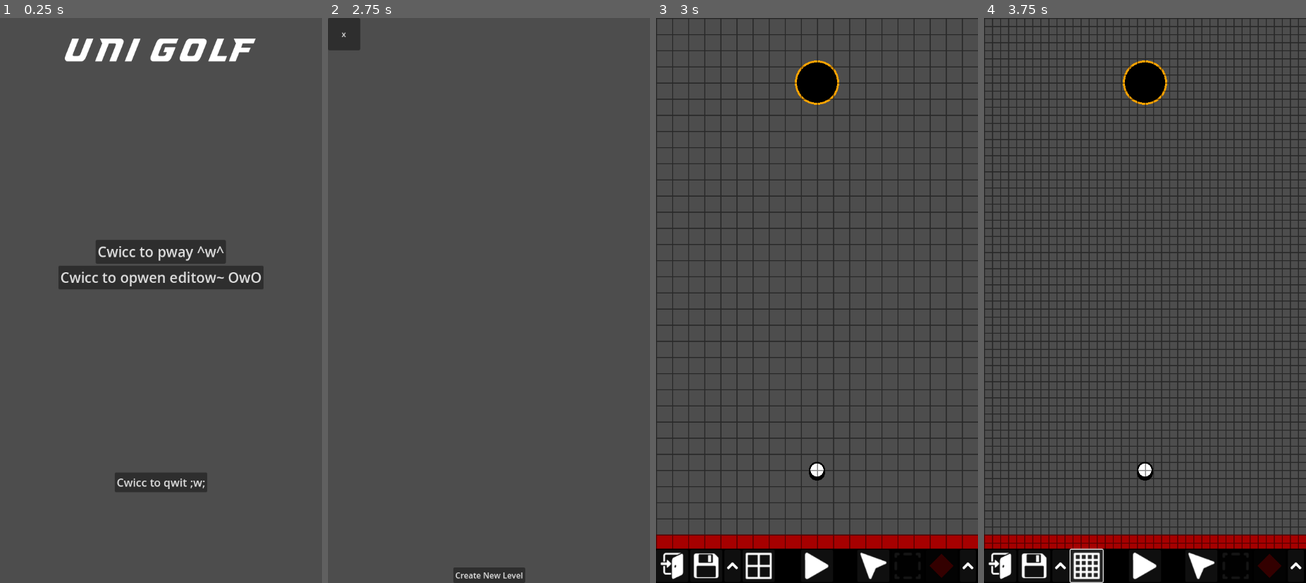
Above: before the commit, frames 1-4 (left to right).
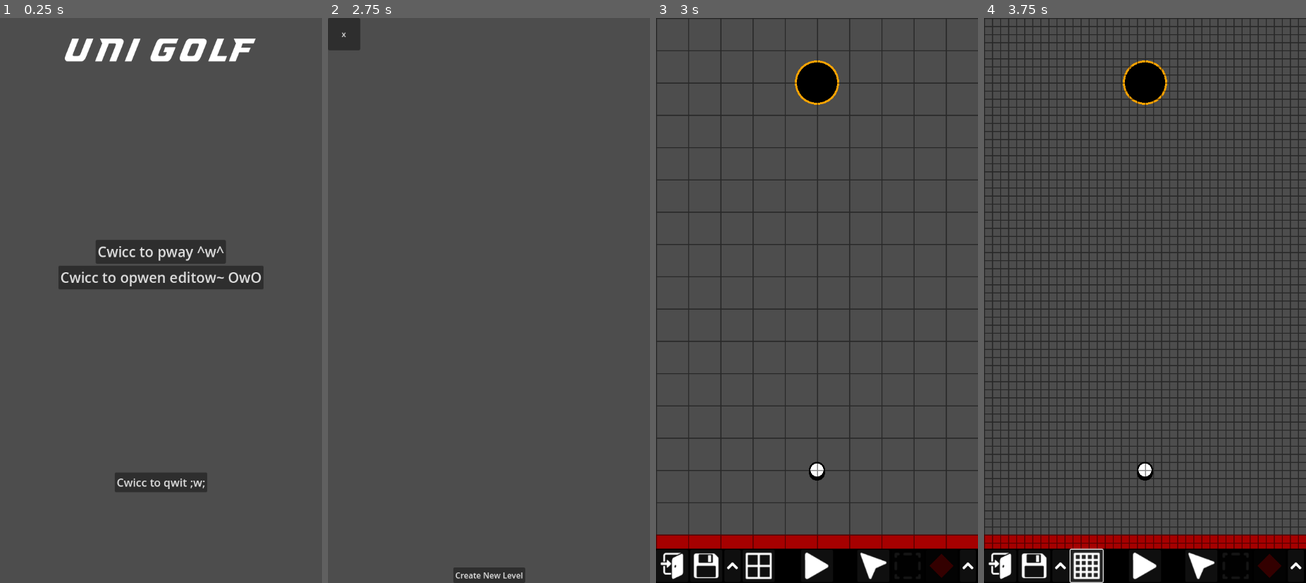
Above: after the commit, the same moments.

Repository: SelfMadeSystem/UniGolf
Game: Godot game, scene res://scenes/MainMenu.tscn
Same seed, same stepped clock (60 frames per second), same inputs: the game is played once before the commit and once after it.
Inputs (mouse positions are in pixels of both pictures, inside the frame that each line leads up to):
- Up to frame 1 (0.25 s): no input
- Up to frame 2 (2.75 s): click "Cwicc to pway ^w^" at 0.5 s; click "x" at 1.25 s; click "Cwicc to opwen editow~ OwO" at 2 s
- Up to frame 3 (3 s): click "Create New Level" at 2.75 s
- Up to frame 4 (3.75 s): click (1087, 566) at 3.5 s

Frames 1-2 are identical in both runs. In frame 3, 4.5% of the frame differs, in the area x 0-100%, y 0-94%; in frame 4, nothing differs.

Commit message:
bro I been doing a shit ton of shit trying to fix shit for mobile and shit

Diff:
--- a/prefabs/editor/draggy_thingy.tscn
+++ b/prefabs/editor/draggy_thingy.tscn
@@ -1,18 +1,8 @@
-[gd_scene load_steps=3 format=3 uid="uid://cy2tc0maj3f4c"]
+[gd_scene load_steps=2 format=3 uid="uid://cy2tc0maj3f4c"]
 
 [ext_resource type="Script" path="res://scripts/editor/draggy_thingy.gd" id="1_1a4ha"]
 
-[sub_resource type="CircleShape2D" id="CircleShape2D_mvlgk"]
-radius = 16.0
-
-[node name="DraggyThingy" type="Area2D"]
-monitoring = false
-monitorable = false
+[node name="DraggyThingy" type="Control"]
+layout_mode = 3
+anchors_preset = 0
 script = ExtResource("1_1a4ha")
-
-[node name="hitball" type="CollisionShape2D" parent="."]
-visible = false
-shape = SubResource("CircleShape2D_mvlgk")
-
-[connection signal="mouse_entered" from="." to="." method="_on_mouse_entered"]
-[connection signal="mouse_exited" from="." to="." method="_on_mouse_exited"]
--- a/prefabs/editor/node_editor.tscn
+++ b/prefabs/editor/node_editor.tscn
@@ -27,18 +27,6 @@
 shader_parameter/pos = Vector2(0, 0)
 shader_parameter/end = Vector2(200, 200)
 
-[sub_resource type="RectangleShape2D" id="RectangleShape2D_3sxyp"]
-size = Vector2(40, 40)
-
-[sub_resource type="RectangleShape2D" id="RectangleShape2D_d0m1h"]
-size = Vector2(40, 40)
-
-[sub_resource type="RectangleShape2D" id="RectangleShape2D_uvrhl"]
-size = Vector2(40, 40)
-
-[sub_resource type="RectangleShape2D" id="RectangleShape2D_lu42b"]
-size = Vector2(40, 40)
-
 [sub_resource type="ShaderMaterial" id="ShaderMaterial_mltie"]
 shader = ExtResource("7_4p2lq")
 shader_parameter/cell_size = Vector2(64, 64)
@@ -69,70 +57,6 @@
 scale = Vector2(0.597015, 0.597015)
 texture = ExtResource("2_ujkkt")
 
-[node name="Resize" type="Area2D" parent="."]
-z_index = 9
-position = Vector2(-128, 320)
-script = ExtResource("4_celo7")
-type = 1
-
-[node name="Resize" type="Sprite2D" parent="Resize"]
-scale = Vector2(0.701754, 0.701754)
-texture = ExtResource("3_0bbys")
-offset = Vector2(28, 28)
-
-[node name="HitBox" type="CollisionShape2D" parent="Resize"]
-visible = false
-position = Vector2(20, 20)
-shape = SubResource("RectangleShape2D_3sxyp")
-
-[node name="Rotate" type="Area2D" parent="."]
-z_index = 9
-position = Vector2(-128, 320)
-script = ExtResource("4_celo7")
-type = 2
-
-[node name="Rotate" type="Sprite2D" parent="Rotate"]
-scale = Vector2(0.769231, 0.769231)
-texture = ExtResource("6_lxbl4")
-offset = Vector2(26, -26)
-
-[node name="HitBox" type="CollisionShape2D" parent="Rotate"]
-visible = false
-position = Vector2(20, -20)
-shape = SubResource("RectangleShape2D_d0m1h")
-
-[node name="Trash" type="Area2D" parent="."]
-z_index = 9
-position = Vector2(-128, 320)
-script = ExtResource("4_celo7")
-type = 4
-
-[node name="Trash" type="Sprite2D" parent="Trash"]
-scale = Vector2(0.8, 0.740741)
-texture = ExtResource("4_eqyul")
-offset = Vector2(-25, -27)
-
-[node name="HitBox" type="CollisionShape2D" parent="Trash"]
-visible = false
-position = Vector2(-20, -20)
-shape = SubResource("RectangleShape2D_uvrhl")
-
-[node name="Copy" type="Area2D" parent="."]
-z_index = 9
-position = Vector2(-128, 320)
-script = ExtResource("4_celo7")
-type = 5
-
-[node name="Copy" type="Sprite2D" parent="Copy"]
-scale = Vector2(0.701754, 0.701755)
-texture = ExtResource("1_kyu4h")
-offset = Vector2(-28, 28)
-
-[node name="HitBox" type="CollisionShape2D" parent="Copy"]
-visible = false
-position = Vector2(-20, 20)
-shape = SubResource("RectangleShape2D_lu42b")
-
 [node name="Grid" type="Sprite2D" parent="."]
 z_index = 1
 material = SubResource("ShaderMaterial_mltie")
@@ -141,7 +65,6 @@
 offset = Vector2(32, 32)
 
 [node name="UI" type="CanvasLayer" parent="."]
-layer = 0
 
 [node name="PauseButton" type="Button" parent="UI" groups=["EditorHide"]]
 visible = false
@@ -155,6 +78,84 @@
 icon = ExtResource("8_0aihf")
 icon_alignment = 1
 expand_icon = true
+
+[node name="SelectionBox" type="Control" parent="UI"]
+unique_name_in_owner = true
+layout_mode = 3
+anchors_preset = 0
+offset_left = -456.0
+offset_top = 424.0
+offset_right = -304.0
+offset_bottom = 608.0
+mouse_filter = 2
+
+[node name="Resize" type="Control" parent="UI/SelectionBox"]
+z_index = 9
+layout_mode = 1
+anchors_preset = 3
+anchor_left = 1.0
+anchor_top = 1.0
+anchor_right = 1.0
+anchor_bottom = 1.0
+offset_right = 52.0
+offset_bottom = 52.0
+grow_horizontal = 0
+grow_vertical = 0
+mouse_filter = 1
+mouse_default_cursor_shape = 12
+script = ExtResource("4_celo7")
+type = 1
+
+[node name="Resize" type="Sprite2D" parent="UI/SelectionBox/Resize"]
+texture = ExtResource("3_0bbys")
+offset = Vector2(26, 26)
+
+[node name="Rotate" type="Control" parent="UI/SelectionBox"]
+unique_name_in_owner = true
+z_index = 9
+layout_mode = 1
+anchors_preset = 1
+anchor_left = 1.0
+anchor_right = 1.0
+offset_top = -52.0
+offset_right = 52.0
+grow_horizontal = 0
+script = ExtResource("4_celo7")
+type = 2
+
+[node name="Rotate" type="Sprite2D" parent="UI/SelectionBox/Rotate"]
+texture = ExtResource("6_lxbl4")
+offset = Vector2(26, 26)
+
+[node name="Trash" type="Control" parent="UI/SelectionBox"]
+z_index = 9
+layout_mode = 1
+anchors_preset = 0
+offset_left = -52.0
+offset_top = -52.0
+script = ExtResource("4_celo7")
+type = 4
+
+[node name="Trash" type="Sprite2D" parent="UI/SelectionBox/Trash"]
+texture = ExtResource("4_eqyul")
+offset = Vector2(26, 26)
+
+[node name="Copy" type="Control" parent="UI/SelectionBox"]
+z_index = 9
+layout_mode = 1
+anchors_preset = 2
+anchor_top = 1.0
+anchor_bottom = 1.0
+offset_left = -52.0
+offset_bottom = 52.0
+grow_vertical = 0
+mouse_filter = 1
+script = ExtResource("4_celo7")
+type = 5
+
+[node name="Copy" type="Sprite2D" parent="UI/SelectionBox/Copy"]
+texture = ExtResource("1_kyu4h")
+offset = Vector2(26, 26)
 
 [node name="Bottom" type="Control" parent="UI"]
 custom_minimum_size = Vector2(0, 68)
--- a/scripts/editor/draggy_thingy.gd
+++ b/scripts/editor/draggy_thingy.gd
@@ -1,13 +1,10 @@
 class_name DraggyThingy
 
-extends Area2D
+extends Control
 
-
+@export var radius: float = 16
+@export var click_radius_expand: float = 8
 var attr: EditableNode.DragEditAttribute
-
-
-@onready var hitball = $hitball
-
 
 func reposition():
 	var val = attr.get_val()
@@ -17,6 +14,9 @@
 		pos *= obj.shape_size
 	pos += obj.position
 	position = pos
+
+func roundThing(v: float, size: float, offset: float, roundTo: float) -> float:
+		return ((roundf((v * size + offset) / roundTo)) * roundTo - offset) / size
 
 func calc_thing(pos: Vector2):
 	var min = attr.start
@@ -42,6 +42,29 @@
 	if abs(val.y) == INF:
 		val.y = 0 # they're inf if they have the same x or y
 
+	### FIXME:: Doesn't work if not aligned to grid...
+	if min.x == max.x: # round to grid if line is vertical
+		var roundTo = GameInfo.node_editor.grid_size.y
+		var roundOffset = GameInfo.node_editor.grid_offset.y
+
+		if min.y < max.y:
+			roundOffset += min.y
+		else:
+			roundOffset -= min.y
+
+		val.y = roundThing(val.y, attr.obj.shape_size.y, roundOffset, roundTo)
+
+	elif min.y == max.y: # round to grid if line is horizontal
+		var roundTo = GameInfo.node_editor.grid_size.x
+		var roundOffset = GameInfo.node_editor.grid_offset.x
+
+		if min.x < max.x:
+			roundOffset += min.x
+		else:
+			roundOffset -= min.x
+
+		val.x = roundThing(val.x, attr.obj.shape_size.x, roundOffset, roundTo)
+
 	val.x = clamp(val.x, 0, 1)
 	val.y = clamp(val.y, 0, 1)
 
@@ -54,27 +77,22 @@
 func _ready():
 	reposition()
 
-func _input(event):
-	if !hitball.visible:
-		return
+func _gui_input(event):
 	if GameInfo.node_editor.button_pressed != NodeEditor.ButtonEnum.NONE:
 		return
 
 	if event is InputEventMouseButton:
 		if event.button_mask == MOUSE_BUTTON_MASK_LEFT:
-			get_viewport().set_input_as_handled() ### TODO:::: USE THIS LIKE EVERYWHERE KUZ I JUST LEARNED ABOUT THIS
-	if event is InputEventMouseMotion:
+			accept_event()
+	elif event is InputEventMouseMotion:
 		if event.button_mask == MOUSE_BUTTON_MASK_LEFT:
-			get_viewport().set_input_as_handled()
-			attr.set_val(calc_thing(event.position))
+			accept_event()
+			attr.set_val(calc_thing(event.global_position))
 			reposition()
 
-func _on_mouse_entered():
-	hitball.show()
+func _draw():
+	draw_circle(Vector2.ZERO, radius, attr.color)
 
-
-func _on_mouse_exited():
-	hitball.hide()
-
-func _draw():
-	draw_circle(Vector2.ZERO, 16, attr.color)
+func _has_point(point):
+	var r = radius + click_radius_expand
+	return point.length_squared() <= r * r
--- a/scripts/editor/node_button.gd
+++ b/scripts/editor/node_button.gd
@@ -1,19 +1,8 @@
-extends Area2D
-
-@onready var hitbox: Node2D = $HitBox
+extends Control
 
 @export var type: NodeEditor.ButtonEnum
 
-func _ready():
-	connect("mouse_entered", _on_mouse_entered)
-	connect("mouse_exited", _on_mouse_exited)
-
-func _on_mouse_entered():
-	hitbox.visible = true
-
-func _on_mouse_exited():
-	hitbox.visible = false
-
-func _input(event):
-	if hitbox.visible:
-		GameInfo.node_editor.on_button_input(event, type)
+func _gui_input(event):
+	var tf = GameInfo.node_editor.on_button_input(event, type, self)
+	if tf:
+		accept_event()
--- a/scripts/editor/node_editor.gd
+++ b/scripts/editor/node_editor.gd
@@ -8,11 +8,12 @@
 const MIN_POSITION = Vector2(0, 0)
 const MAX_POSITION = Vector2(1024, 1024)
 
-const GRID_BIG = Vector2(32, 32)
-const GRID_SMALL = Vector2(16, 16)
+const GRID_BIG = Vector2.ONE * 64
+const GRID_SMALL = Vector2.ONE * 16
+const GRID_NONE = Vector2.ONE
 
 var grid_size = GRID_BIG
-var grid_offset = Vector2(0, 0)
+var grid_offset = Vector2.ZERO
 
 func set_grid_size(size: Vector2):
 	grid_size = size
@@ -101,11 +102,12 @@
 	var rect = get_editing_rect()
 	var min = Vector2.ONE * 48
 	var max = get_viewport_rect().size - min - Vector2.DOWN * 64
-	$Trash.position = rect.position.clamp(min, max)
-	$Rotate.position = Vector2(rect.end.x, rect.position.y).clamp(min, max)
-	$Rotate.visible = editing_node.get("flipped") != null
-	$Copy.position = Vector2(rect.position.x, rect.end.y).clamp(min, max)
-	$Resize.position = rect.end.clamp(min, max)
+
+	var pos = rect.position.clamp(min, max)
+	var end = rect.end.clamp(min, max)
+	%SelectionBox.position = pos
+	%SelectionBox.size = end - pos
+	%Rotate.visible = editing_node.get("flipped") != null
 	set_line(rect)
 	reposition_draggy_thingies()
 
@@ -113,10 +115,7 @@
 	for thing in draggy_thingies:
 		thing.queue_free()
 	draggy_thingies = []
-	$Trash.position = -Vector2.ONE * 69420
-	$Rotate.position = -Vector2.ONE * 69420
-	$Copy.position = -Vector2.ONE * 69420
-	$Resize.position = -Vector2.ONE * 69420
+	%SelectionBox.position = Vector2.ONE * 69420
 	$Line.points = []
 
 enum ActionEnum { DRAG, SELECT, PLACE }
@@ -142,36 +141,31 @@
 
 var button_pressed: ButtonEnum = ButtonEnum.NONE
 
-func on_button_input(event: InputEvent, type: ButtonEnum):
+func on_button_input(event: InputEvent, type: ButtonEnum, button: Control):
 	if event is InputEventMouseButton:
 		if event.button_index == 1 && event.pressed:
 			match type:
 				ButtonEnum.RESIZE:
 					button_pressed = ButtonEnum.RESIZE
-					set_mouse_pos(event.position)
-					get_viewport().set_input_as_handled()
+					set_mouse_pos(get_viewport().get_mouse_position())
+					return true
 				ButtonEnum.ROTATE:
 					if editing_node.get("flipped") == null:
-						return
+						return false
 					editing_node.flipped = (editing_node.flipped + 1) % 4
-					get_viewport().set_input_as_handled()
+					return true
 				ButtonEnum.TRASH:
-					if event is InputEventMouseButton:
-						if event.button_index == 1 && event.pressed:
-							editing_node.queue_free()
-							editing_node = null
-							vanish_elements()
-							get_viewport().set_input_as_handled()
+					editing_node.queue_free()
+					editing_node = null
+					vanish_elements()
+					return true
 				ButtonEnum.COPY:
 					var clone = editing_node.duplicate()
-					if $Grid.visible:
-						clone.position += grid_size
-					else:
-						clone.position += Vector2(16, 16)
 					editing_node.add_sibling(clone)
 					proceed_to_edit_node(clone)
-					get_viewport().set_input_as_handled()
 					button_pressed = ButtonEnum.NODE
+					return true
+	return false
 
 func _on_editing_node_input_event(_viewport: Node, event: InputEvent, _shape_idx: int):
 	if event is InputEventMouseButton:
@@ -192,7 +186,7 @@
 	og_pos = editing_node.position
 
 func _unhandled_input(event):
-	if event is InputEventMouseButton:
+	if event is InputEventMouseButton: # TODO: Account for mobile input too
 		if !event.pressed:
 			button_pressed = ButtonEnum.NONE
 			dragging = false
@@ -230,22 +224,19 @@
 			return
 		if mouse_pos == null:
 			set_mouse_pos(event.position)
-		var amnt = Vector2(8, 8)
-		if $Grid.visible:
-			amnt = grid_size
 		var diff = event.position - mouse_pos
 		match button_pressed:
 			ButtonEnum.RESIZE:
 				var p = og_size + diff
-				var a = editing_node.position.posmodv(amnt)
-				p = ((p + grid_offset + a) / amnt).round() * amnt - grid_offset - a
+				var a = editing_node.position.posmodv(grid_size)
+				p = ((p + grid_offset + a) / grid_size).round() * grid_size - grid_offset - a
 				p = p.clamp(MIN_SIZE, MAX_SIZE)
 				editing_node.shape_size = p
 				editing_node.var_updated()
 				reposition_elements()
 			ButtonEnum.NODE:
 				var p = og_pos + diff
-				editing_node.position = ((p + grid_offset) / amnt).round() * amnt - grid_offset
+				editing_node.position = ((p + grid_offset) / grid_size).round() * grid_size - grid_offset
 				reposition_elements()
 
 var grid_was_visible = false
@@ -290,6 +281,7 @@
 			%GridButton.icon = preload("res://assets/icons/Grid_Small.png")
 		else:
 			$Grid.visible = false
+			set_grid_size(GRID_NONE)
 			%GridButton.icon = preload("res://assets/icons/Grid.png")
 			%GridButton.modulate.v = 0.3
 	else:
Binary file changed: assets/icons/Copy.png
Binary file changed: assets/icons/Resize.png
Binary file changed: assets/icons/Trash.png
Not shown: 1 places in prefabs/editor/node_editor.tscn that only renumber resources
Not shown: 2 places in prefabs/nodes/wall.tscn that only renumber resources
Not shown, changed: assets/icons/Copy.xcf
Not shown, changed: assets/icons/Resize.xcf
Not shown, changed: assets/icons/Trash.xcf
